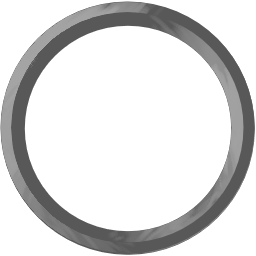
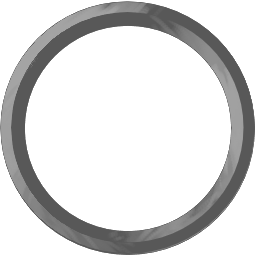
Layered file, before and after one edit (256 × 256). Changes by layer:
added layer "Paint Layer 1 Merged" above "Group 3" over [0, 1, 255, 255]
added group "Group 3" with 2 layers above "Background" over [0, 1, 255, 255]
moved "Paint Layer 2" into group "Group 3" over [0, 1, 255, 255]
moved "Paint Layer 1" into group "Group 3", painted on it over [0, 1, 255, 255]
